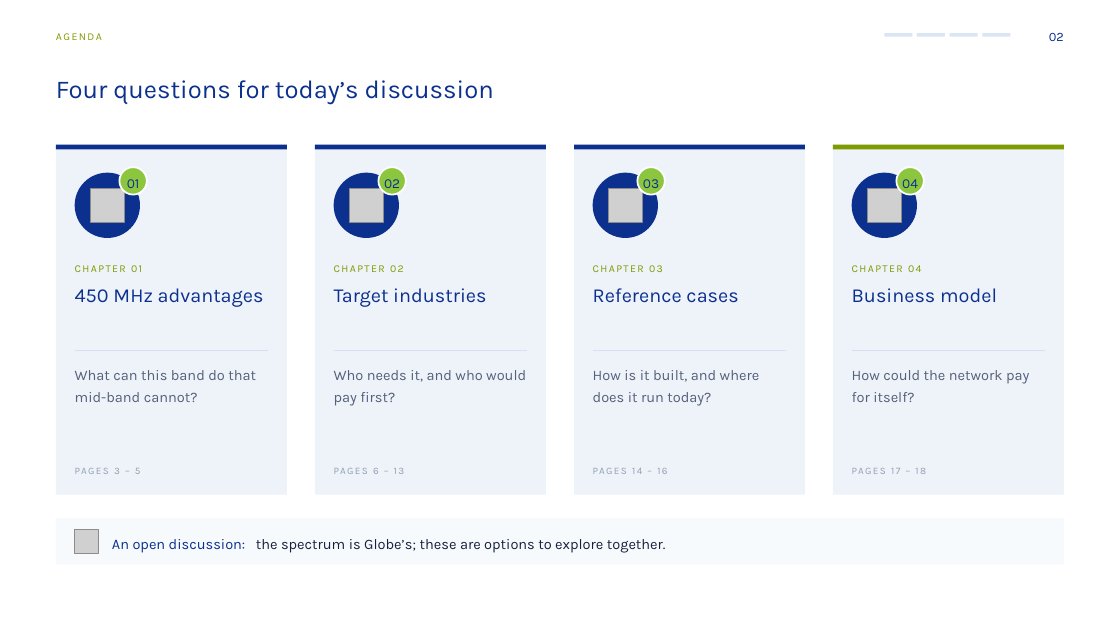
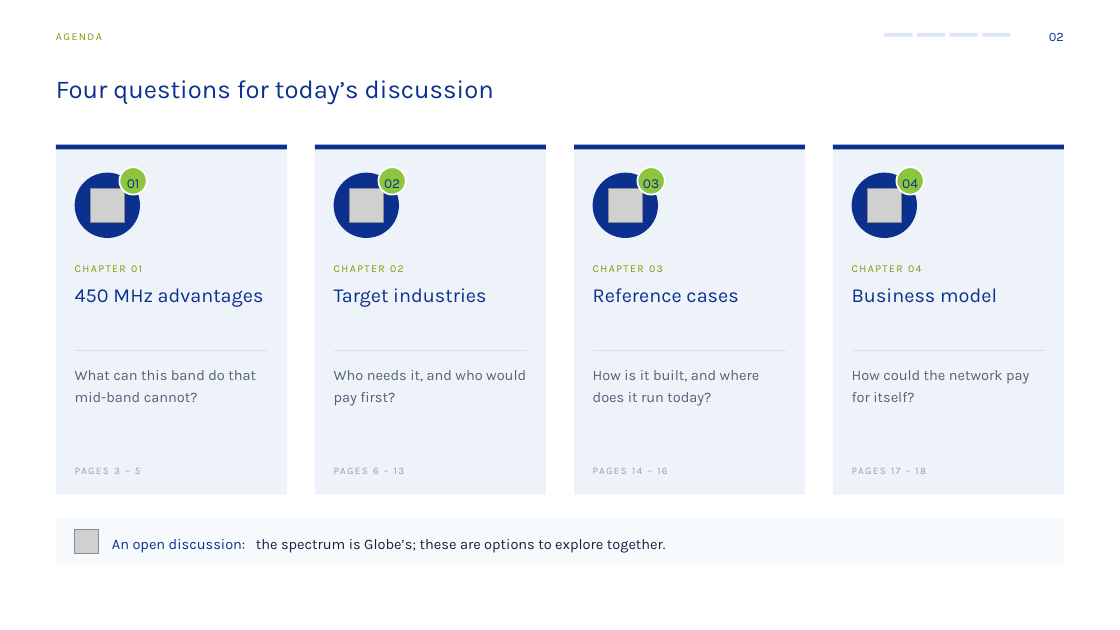
Before and after one commit to mearneste4-max/Philippines-450M, a slide deck: slide 2 of 01_交付物/菲律宾450M方案_v8.pptx. Drawn at 1120x630 pixels with LibreOffice and Linux fonts; fonts in the diff are those of the drawing; grey boxes stand for pictures. Boxes give left, top, right and bottom in pixels: in the first picture for what was removed or moved away, otherwise in the second. Text is boxed around its words. In the diff, an @@ line names an element or a change of style, - is before the commit and + after.

```diff
--- a/01_交付物/菲律宾450M方案_v8.pptx
+++ b/01_交付物/菲律宾450M方案_v8.pptx
@@ rectangle at (x1=833, y1=145, x2=1065, y2=150): fill #7F9B00 to #0B308E @@
```
Also in this commit, not shown: 3 other files.
